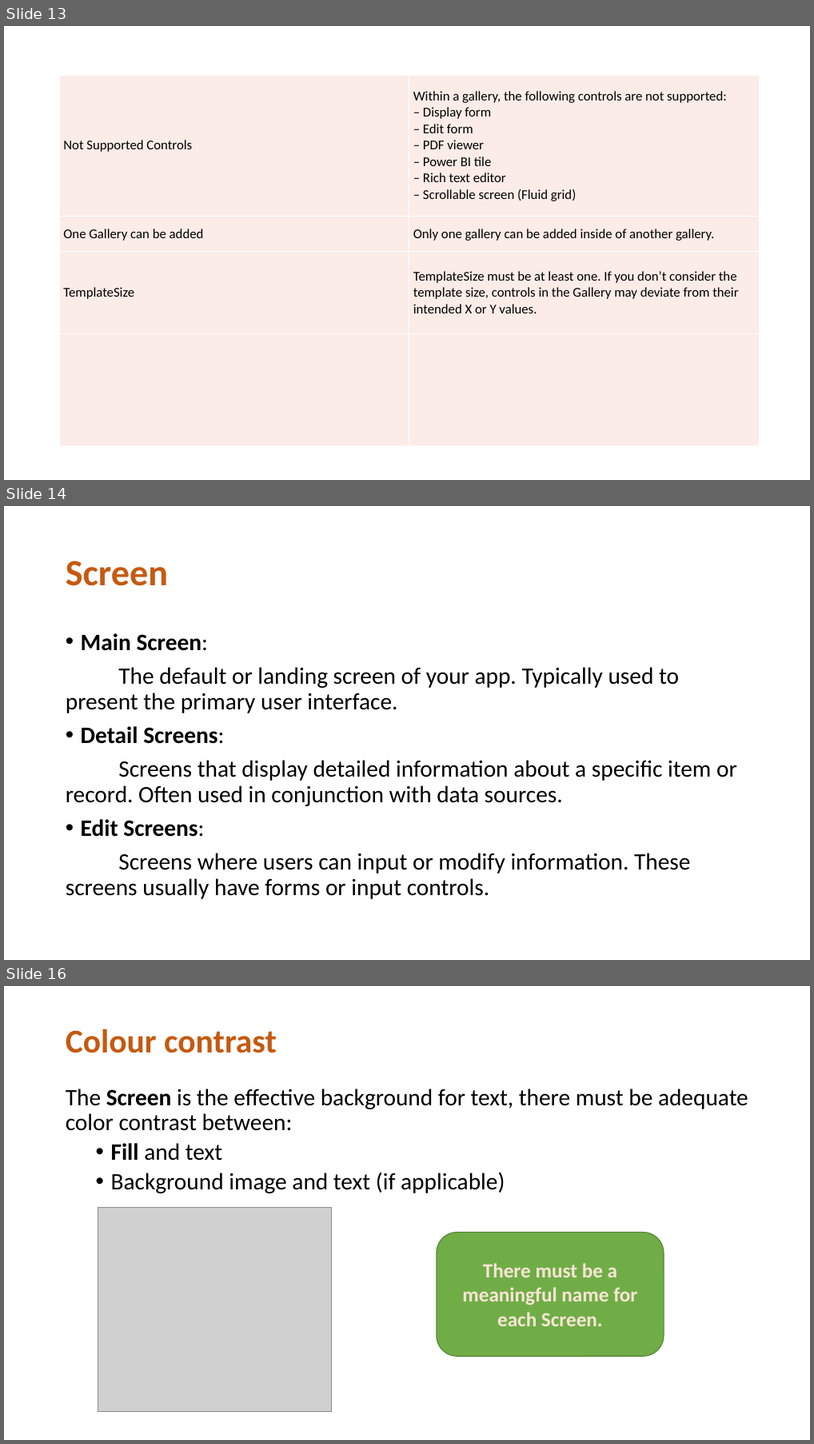
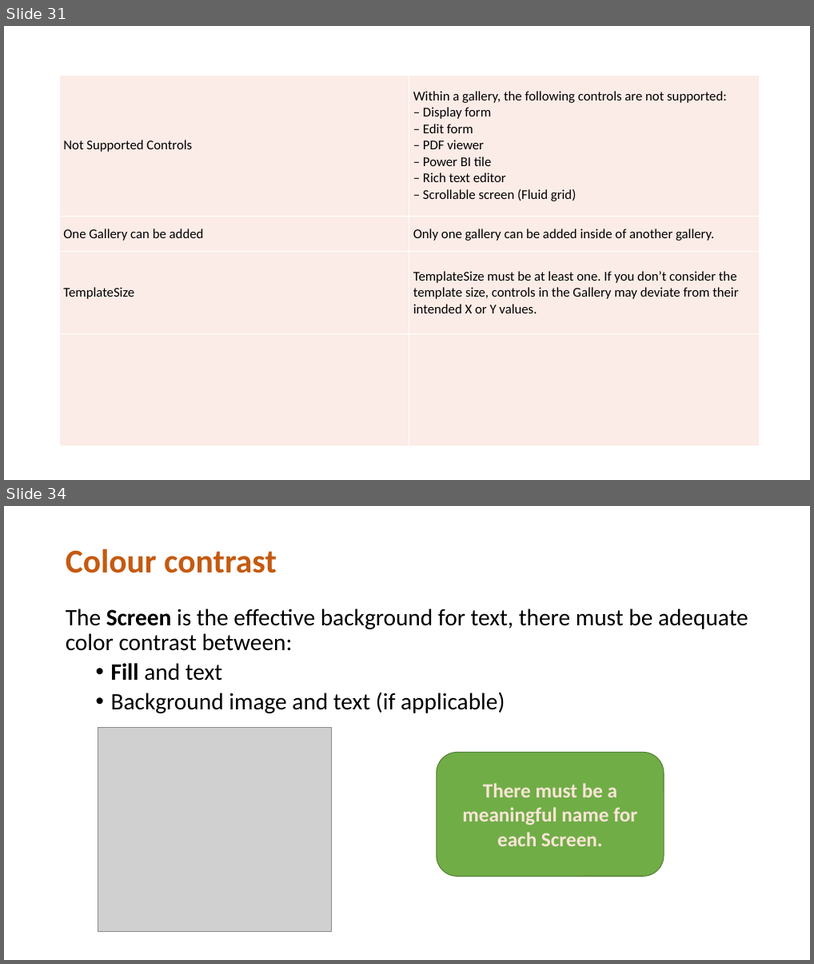
Before and after one commit to raagaraam/PowerApps, a slide deck: POWER APPS.pptx. Shown one above the other, each under a label of ours: slides 13, 14 and 16 before the commit, slides 31 and 34 after it; the slides between them are not shown. The pictures are 814x1444 and 814x964 pixels, drawn with LibreOffice and Linux fonts; fonts in the diff are those of the drawing; grey boxes stand for pictures. Boxes give left, top, right and bottom in pixels: in the first picture for what was removed or moved away, otherwise in the second. Text is boxed around its words. In the diff, an @@ line names an element or a change of style, - is before the commit and + after.

```diff
--- a/POWER APPS.pptx
+++ b/POWER APPS.pptx
@@ slide 14 removed at <box>4,506,810,960</box>, background #FFFFFF @@
@@ title removed at <box>66,560,168,586</box> @@
-Screen
@@ text removed at <box>66,633,738,899</box> @@
-• Main Screen:
-The default or landing screen of your app. Typically used to present the primary user interface.
-• Detail Screens:
-Screens that display detailed information about a specific item or record. Often used in conjunction with data sources.
-• Edit Screens:
-Screens where users can input or modify information. These screens usually have forms or input controls.
@@ what was slide 13 is now slide 31 @@
@@ what was slide 16 is now slide 34 @@
```
Also in this commit, not shown: 11 slides changed, 59 slides added, 5 other slides removed.
